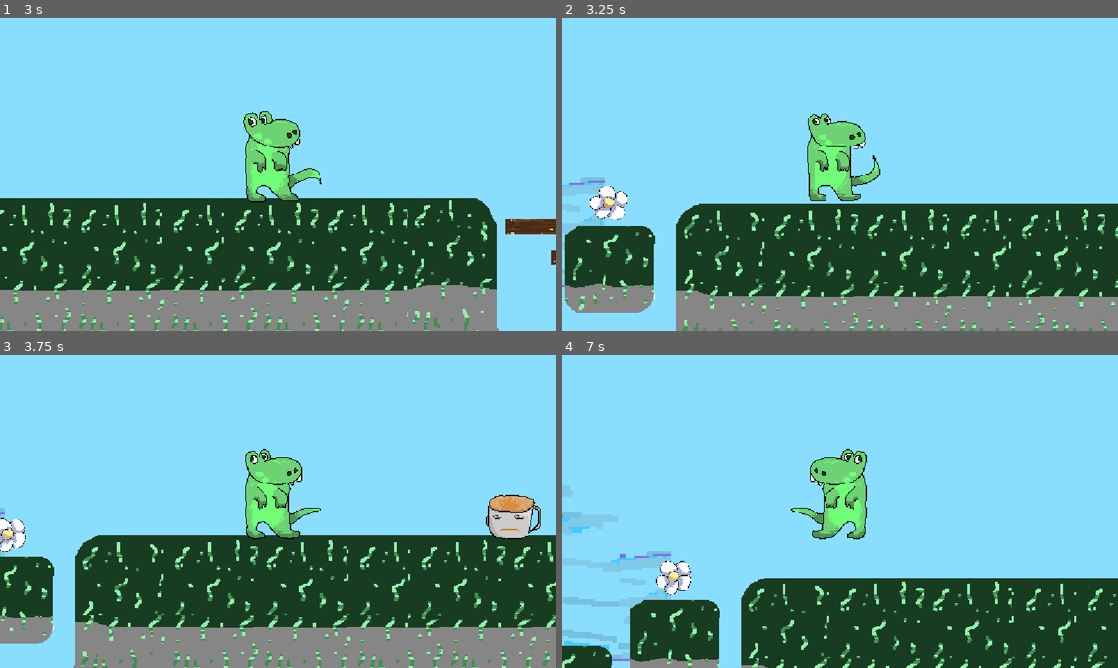
Above: before the commit, frames 1-4 (two rows, left to right).
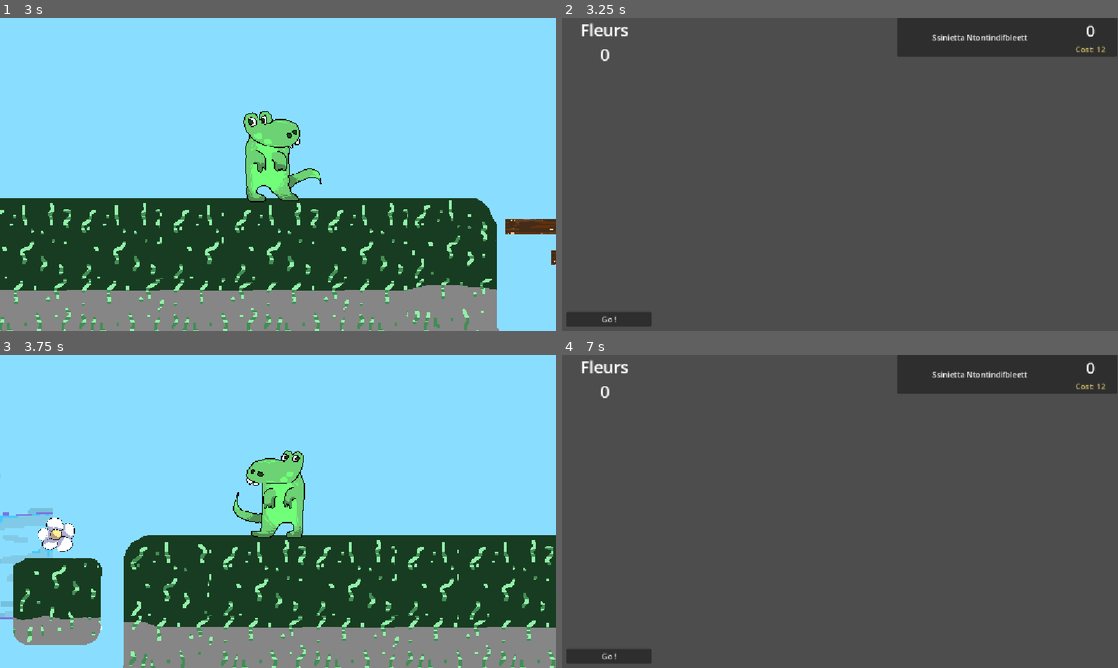
Above: after the commit, the same moments.

Repository: Tchetchouille/Chaos-Jam
Game: Godot game, scene res://platformer/main(mei).tscn
Two runs of this game, one before a commit and one after it. Both use one fixed random seed, a clock stepped at 60 frames per second and the inputs below. This scene is started directly instead of the project's main scene.
Inputs (mouse positions are in pixels of both pictures, inside the frame that each line leads up to):
- Up to frame 1 (3 s): tap Enter (ui_accept) at 0.5, 0.77, 1.52 s; move the mouse to (400, 158) at 0.52 s; hold V 0.53-1.28 s; hold Right (ui_right) 0.53-2.03 s; click (400, 158) at 0.67 s; move the mouse to (166, 190) at 1.27 s; tap V at 1.35, 2.85 s; click (166, 190) at 1.42 s; move the mouse to (333, 105) at 2.02 s; hold Left (ui_left) 2.03-2.78 s; hold V 2.03-2.78 s; click (333, 105) at 2.17 s; move the mouse to (250, 237) at 2.77 s; hold Right (ui_right) from 2.78 s (still down); click (250, 237) at 2.92 s
- Up to frame 2 (3.25 s): keep holding Right (ui_right); tap Enter (ui_accept) at 3.02 s
- Up to frame 3 (3.75 s): release Right (ui_right) at 3.5 s; click (44, 655) at 3.5 s, where only the run after the commit has a clickable "Go !"
- Up to frame 4 (7 s): move the mouse to (1006, 558) at 4.27 s; hold Right (ui_right) 4.28-5.03 s; hold V 4.28-5.03 s; click (1006, 558) at 4.42 s; tap Enter (ui_accept) at 4.52, 5.27, 6.77 s; move the mouse to (673, 464) at 5.02 s; hold Left (ui_left) 5.03-5.78 s; tap V at 5.1, 6.6 s; click (673, 464) at 5.17 s; move the mouse to (867, 511) at 5.77 s; hold Right (ui_right) 5.78-6.53 s; hold V 5.78-6.53 s; click (867, 511) at 5.92 s; move the mouse to (756, 433) at 6.52 s; hold Left (ui_left) from 6.53 s (still down); click (756, 433) at 6.67 s

Frame 1 is identical in both runs. In frame 2, 100% of the frame differs, in the area x 0-100%, y 0-100%; in frame 3, 15%; in frame 4, 100%.

Commit message:
Add brainrot shop

Diff:
--- /dev/null
+++ b/chaos-aaaaaaaaaaaaaaaaaaaah/Shopifina/Shop.tscn
@@ -0,0 +1,68 @@
+[gd_scene format=3 uid="uid://d37jfgy7p5i8b"]
+
+[ext_resource type="Script" uid="uid://cdfm736xefqfn" path="res://Shopifina/shop.gd" id="1_25res"]
+
+[node name="Shop" type="Control" unique_id=862969322]
+layout_mode = 3
+anchors_preset = 15
+anchor_right = 1.0
+anchor_bottom = 1.0
+grow_horizontal = 2
+grow_vertical = 2
+script = ExtResource("1_25res")
+
+[node name="CurrencyPanel" type="Control" parent="." unique_id=1166571346]
+layout_mode = 1
+anchors_preset = 9
+anchor_bottom = 1.0
+offset_right = 177.0
+offset_bottom = -495.0
+grow_vertical = 2
+
+[node name="GoButton" type="Button" parent="CurrencyPanel" unique_id=100000005]
+layout_mode = 0
+offset_left = 9.0
+offset_top = 608.0
+offset_right = 186.0
+offset_bottom = 639.0
+size_flags_horizontal = 3
+size_flags_vertical = 4
+text = "Go !"
+
+[node name="VBoxContainer" type="VBoxContainer" parent="CurrencyPanel" unique_id=100000002]
+layout_mode = 1
+anchors_preset = 15
+anchor_right = 1.0
+anchor_bottom = 1.0
+offset_top = 1.0
+offset_bottom = 1.0
+grow_horizontal = 2
+grow_vertical = 2
+
+[node name="CurrencyTitle" type="Label" parent="CurrencyPanel/VBoxContainer" unique_id=100000003]
+layout_mode = 2
+size_flags_horizontal = 3
+theme_override_font_sizes/font_size = 34
+text = "Fleurs"
+horizontal_alignment = 1
+
+[node name="CurrencyCount" type="Label" parent="CurrencyPanel/VBoxContainer" unique_id=100000004]
+layout_mode = 2
+size_flags_horizontal = 3
+theme_override_font_sizes/font_size = 34
+text = "0"
+horizontal_alignment = 1
+
+[node name="BuildingsContainer" type="VBoxContainer" parent="." unique_id=1917432796]
+layout_mode = 1
+anchors_preset = 11
+anchor_left = 1.0
+anchor_right = 1.0
+anchor_bottom = 1.0
+offset_left = -457.0
+offset_right = -2.0
+offset_bottom = -1.0
+grow_horizontal = 0
+grow_vertical = 2
+
+[connection signal="pressed" from="CurrencyPanel/GoButton" to="." method="_on_go_button_pressed"]
--- /dev/null
+++ b/chaos-aaaaaaaaaaaaaaaaaaaah/Shopifina/ShopBuilding.tscn
@@ -0,0 +1,51 @@
+[gd_scene format=3 uid="uid://d2l5xntobkshn"]
+
+[ext_resource type="Script" uid="uid://btltfunm2h16o" path="res://Shopifina/shop_building.gd" id="1_wncre"]
+
+[node name="Building" type="Panel" unique_id=222285974]
+custom_minimum_size = Vector2(0, 80)
+offset_right = 449.0
+offset_bottom = 80.0
+script = ExtResource("1_wncre")
+
+[node name="HBoxContainer" type="HBoxContainer" parent="." unique_id=1519765430]
+layout_mode = 1
+anchors_preset = 15
+anchor_right = 1.0
+anchor_bottom = 1.0
+grow_horizontal = 2
+grow_vertical = 2
+
+[node name="Name" type="RichTextLabel" parent="HBoxContainer" unique_id=1176519881]
+layout_mode = 2
+size_flags_horizontal = 3
+size_flags_vertical = 3
+mouse_filter = 1
+text = "Placeholder"
+scroll_active = false
+autowrap_mode = 0
+horizontal_alignment = 1
+vertical_alignment = 1
+
+[node name="InfoBox" type="VBoxContainer" parent="HBoxContainer" unique_id=200000001]
+custom_minimum_size = Vector2(110, 0)
+layout_mode = 2
+size_flags_horizontal = 0
+size_flags_vertical = 3
+alignment = 1
+
+[node name="Count" type="Label" parent="HBoxContainer/InfoBox" unique_id=1293111105]
+layout_mode = 2
+size_flags_horizontal = 3
+mouse_filter = 1
+theme_override_font_sizes/font_size = 32
+text = "0"
+horizontal_alignment = 1
+
+[node name="Price" type="Label" parent="HBoxContainer/InfoBox" unique_id=1888123456]
+layout_mode = 2
+size_flags_horizontal = 3
+mouse_filter = 1
+theme_override_colors/font_color = Color(0.8162925, 0.72782916, 0.4227817, 1)
+text = "Coût: 0"
+horizontal_alignment = 1
--- /dev/null
+++ b/chaos-aaaaaaaaaaaaaaaaaaaah/Shopifina/shop.gd
@@ -0,0 +1,64 @@
+extends Control
+
+signal shop_opened
+
+const BUILDING_SCENE: PackedScene = preload("res://Shopifina/ShopBuilding.tscn")
+
+@onready var buildings_container: VBoxContainer = $BuildingsContainer
+@onready var currency_label: Label = $CurrencyPanel/VBoxContainer/CurrencyCount
+
+
+func _ready() -> void:
+	ShopState.on_shop_opened()
+	currency_label.text = str(ShopState.flowers)
+	_build_rows()
+	ShopState.economy_changed.connect(_on_economy_changed)
+	ShopState.building_unlocked.connect(_on_building_unlocked)
+
+
+func _exit_tree() -> void:
+	ShopState.economy_changed.disconnect(_on_economy_changed)
+	ShopState.building_unlocked.disconnect(_on_building_unlocked)
+
+
+func _build_rows() -> void:
+	for child in buildings_container.get_children():
+		child.queue_free()
+	for id in range(ShopState.unlocked_count):
+		_add_row(id)
+
+
+func _add_row(building_id: int) -> void:
+	var row = BUILDING_SCENE.instantiate()
+	row.building_id = building_id
+	buildings_container.add_child(row)
+	row.purchase_requested.connect(_on_purchase_requested)
+	_refresh_row(row)
+
+
+func _refresh_row(row) -> void:
+	row.set_building_name(ShopState.get_building_name(row.building_id))
+	row.set_building_count(ShopState.get_owned(row.building_id))
+	row.set_price(ShopState.get_price(row.building_id))
+
+
+func _refresh_all_rows() -> void:
+	for row in buildings_container.get_children():
+		_refresh_row(row)
+
+func _on_purchase_requested(building_id: int) -> void:
+	ShopState.try_purchase(building_id)
+
+
+func _on_economy_changed() -> void:
+	currency_label.text = str(ShopState.flowers)
+	_refresh_all_rows()
+
+
+func _on_building_unlocked(building_id: int) -> void:
+	_add_row(building_id)
+
+
+func _on_go_button_pressed() -> void:
+	ShopState.on_shop_exited()
+	get_tree().change_scene_to_file("res://platformer/main(mei).tscn")
--- /dev/null
+++ b/chaos-aaaaaaaaaaaaaaaaaaaah/Shopifina/shop_building.gd
@@ -0,0 +1,37 @@
+extends Panel
+
+## Dumb display row. No ShopState dependency.
+## The Shop sets values on it and listens to its signal.
+
+signal purchase_requested(building_id: int)
+
+@export var building_id: int = 0
+
+@onready var name_text: RichTextLabel = $HBoxContainer/Name
+@onready var price_text: Label = $HBoxContainer/InfoBox/Price
+@onready var count_text: Label = $HBoxContainer/InfoBox/Count
+
+
+func _ready() -> void:
+	for node: Control in $HBoxContainer.get_children():
+		node.mouse_filter = Control.MOUSE_FILTER_IGNORE
+
+
+func _gui_input(event: InputEvent) -> void:
+	if event is InputEventMouseButton:
+		var mb := event as InputEventMouseButton
+		if mb.button_index == MOUSE_BUTTON_LEFT and mb.pressed:
+			purchase_requested.emit(building_id)
+			accept_event()
+
+
+func set_building_name(new_name: String) -> void:
+	name_text.text = new_name
+
+
+func set_building_count(new_count: int) -> void:
+	count_text.text = "%d" % new_count
+
+
+func set_price(cost: int) -> void:
+	price_text.text = "Cost: %d" % cost
--- /dev/null
+++ b/chaos-aaaaaaaaaaaaaaaaaaaah/Shopifina/shop_state.gd
@@ -0,0 +1,83 @@
+extends Node
+
+## Persists shop economy for the session
+signal economy_changed
+signal building_unlocked(building_id: int)
+
+## Spendable currency (flowers).
+var flowers: int = 0
+
+var building_counts: Dictionary = {}
+var building_names: Dictionary = {}
+var unlocked_count: int = 0
+static var flower_collection_multiplier: float = 1.0
+
+func get_flower_collection_multiplier() -> float:
+	var multiplier: float = 1.0
+	for building_id in building_counts:
+		# Rk × nk × mk (nk = number of buildings of type k, mk = multiplier for building type k, Rk = base collection rate for building type k)
+		# Rk = (k^( k/2 +2)× 10)/10
+		var base_rate: float = (building_id^( building_id/2 + 2) * 10) / 10
+		multiplier += base_rate * building_counts[building_id] * get_building_multiplier(building_id)
+	return multiplier
+
+func get_building_multiplier(_building_id: int) -> float:
+	return 1.0
+
+func get_owned(building_id: int) -> int:
+	return int(building_counts.get(building_id, 0))
+
+
+func get_price(building_id: int) -> int:
+	var owned: int = get_owned(building_id)
+	var base: float = 10.0 + float(building_id) * 50.0
+	return int(ceil(base * pow(1.15, float(owned + 1))))
+
+
+func get_building_name(building_id: int) -> String:
+	return building_names.get(building_id, "???")
+
+
+func can_afford(building_id: int) -> bool:
+	return flowers >= get_price(building_id)
+
+
+func try_purchase(building_id: int) -> void:
+	if not can_afford(building_id):
+		return
+	flowers -= get_price(building_id)
+	building_counts[building_id] = get_owned(building_id) + 1
+	economy_changed.emit()
+
+
+func unlock_next_building() -> void:
+	var new_id: int = unlocked_count
+	building_counts[new_id] = 0
+	building_names[new_id] = BrainrotGenerator.generate_name() + " " + BrainrotGenerator.generate_name()
+	unlocked_count += 1
+	building_unlocked.emit(new_id)
+
+func on_shop_opened() -> void:
+	var changed := false
+	# # Seed the shop with a building
+	if unlocked_count == 0:
+		unlock_next_building()
+		changed = true
+
+	while true:
+		var next_building_id: int = unlocked_count + 1
+		if flowers >= get_price(next_building_id):
+			unlock_next_building()
+			changed = true
+		else:
+			break
+
+	if changed:
+		economy_changed.emit()
+
+func collect_flower() -> void:
+	flowers += int(floor(1 * flower_collection_multiplier))
+	economy_changed.emit()
+
+func on_shop_exited() -> void:
+	flower_collection_multiplier = get_flower_collection_multiplier()
--- a/chaos-aaaaaaaaaaaaaaaaaaaah/game_manager.gd
+++ b/chaos-aaaaaaaaaaaaaaaaaaaah/game_manager.gd
@@ -2,22 +2,9 @@
 
 @export var brainrot = ["assasin", "cappucin", "cocodril", "fraisit", "bananit", "strawberryn"]
 
-var _generator := BrainrotNameGenerator.new()
-var _top_k: int = 12
-var _temperature: float = 0.75
-var _max_length: int = 16
-
 func _ready():
 	# Se connecte au signal émis à chaque changement de scène
 	get_tree().connect("tree_changed", _on_scene_changed)
-	_load_model()
-
-func _load_model():
-	_generator.load_model("res://rotmaxxer/microgpt_weights.json")
-	if _generator.is_loaded():
-		print("Loaded model !")
-		return
-	print("No model loaded :(")
 
 func _on_scene_changed():
 	generate_text()
@@ -32,12 +19,11 @@
 					var rand_word_index = randi_range(0, len(brainrot)-1)
 					var rand_pos = randi_range(0, text_length-1)
 					var appendix = "a" if rand_word_index-text_length%2==0 else "o"
-					text_arr[rand_pos] = brainrot[rand_word_index] + appendix #_generator.generate_noun(_max_length, _temperature, _top_k)
+					text_arr[rand_pos] = brainrot[rand_word_index] + appendix
 				var text_random = ""
 				for i in text_arr:
 					text_random += i + " "
 				node.text = text_random.strip_edges()
-				#node.text = _generator.generate_noun(_max_length, _temperature, _top_k)
 
 
 func get_all_children(in_node, array := []):
--- a/chaos-aaaaaaaaaaaaaaaaaaaah/platformer/scripts/croco.gd
+++ b/chaos-aaaaaaaaaaaaaaaaaaaah/platformer/scripts/croco.gd
@@ -4,8 +4,15 @@
 const SPEED = 150.0
 const JUMP_VELOCITY = -300.0
 
+@export var fall_death_limit = 2000.0
+
 
 func _physics_process(delta: float) -> void:
+
+	if position.y > fall_death_limit:
+		die()
+		return
+
 	# Add the gravity.
 	if not is_on_floor():
 		velocity += get_gravity() * delta
@@ -15,7 +22,7 @@
 		velocity.y = JUMP_VELOCITY
 
 	# Handle down on platform
-	if Input.is_action_pressed("move_down"):
+	if Input.is_action_pressed("ui_down"):
 		velocity.y += 1
 
 	# Get the input direction and handle the movement/deceleration.
@@ -34,10 +41,12 @@
 
 
 func die():
-	print("You died")
-	Engine.time_scale = 0.7
-	$Timer.start()
+	if $Timer.is_stopped():
+		print("You died")
+		Engine.time_scale = 0.7
+		$Timer.start()
 
 func _on_timer_timeout() -> void:
 	Engine.time_scale = 1.0
-	get_tree().reload_current_scene() # Replace with function body.
+	print("You died for real this time")
+	get_tree().change_scene_to_file("res://Shopifina/shop.tscn")
--- a/chaos-aaaaaaaaaaaaaaaaaaaah/platformer/scripts/flower.gd
+++ b/chaos-aaaaaaaaaaaaaaaaaaaah/platformer/scripts/flower.gd
@@ -4,8 +4,8 @@
 
 
 
-func _on_body_entered(body: Node2D) -> void:
-	print("+1 flower")
+func _on_body_entered(_body: Node2D) -> void:
+	ShopState.collect_flower()
 	queue_free()
 
 	game_manager.add_point()
--- a/chaos-aaaaaaaaaaaaaaaaaaaah/project.godot
+++ b/chaos-aaaaaaaaaaaaaaaaaaaah/project.godot
@@ -19,6 +19,8 @@
 
 GameManager="*uid://dtkr2ptk6gavc"
 GlobalMusic="*uid://c7sf76f0xaiwo"
+BrainrotGenerator="*res://rotmaxxer/brainrot_generator.gd"
+ShopState="*res://Shopifina/shop_state.gd"
 
 [display]
 
--- /dev/null
+++ b/chaos-aaaaaaaaaaaaaaaaaaaah/rotmaxxer/brainrot_generator.gd
@@ -0,0 +1,20 @@
+extends Node
+
+var _generator := BrainrotNameGenerator.new()
+var _top_k: int = 12
+var _temperature: float = 0.75
+var _max_length: int = 16
+
+
+func _ready() -> void:
+	_generator.load_model("res://rotmaxxer/microgpt_weights.json")
+	if _generator.is_loaded():
+		print("BrainrotGenerator: model loaded")
+	else:
+		print("BrainrotGenerator: no model loaded :(")
+
+
+func generate_name() -> String:
+	if not _generator.is_loaded():
+		return "brainrot"
+	return _generator.generate_noun(_max_length, _temperature, _top_k)
Not shown, added: chaos-aaaaaaaaaaaaaaaaaaaah/Shopifina/shop.gd.uid
Not shown, added: chaos-aaaaaaaaaaaaaaaaaaaah/Shopifina/shop_building.gd.uid
Not shown, added: chaos-aaaaaaaaaaaaaaaaaaaah/Shopifina/shop_state.gd.uid
Not shown, added: chaos-aaaaaaaaaaaaaaaaaaaah/rotmaxxer/brainrot_generator.gd.uid
